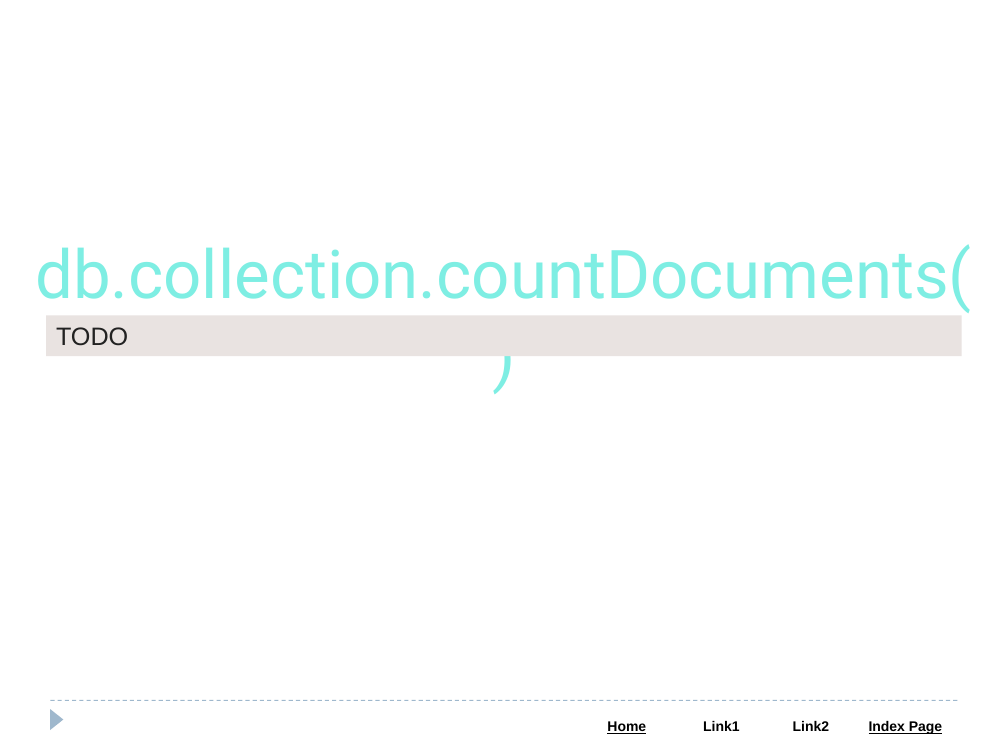
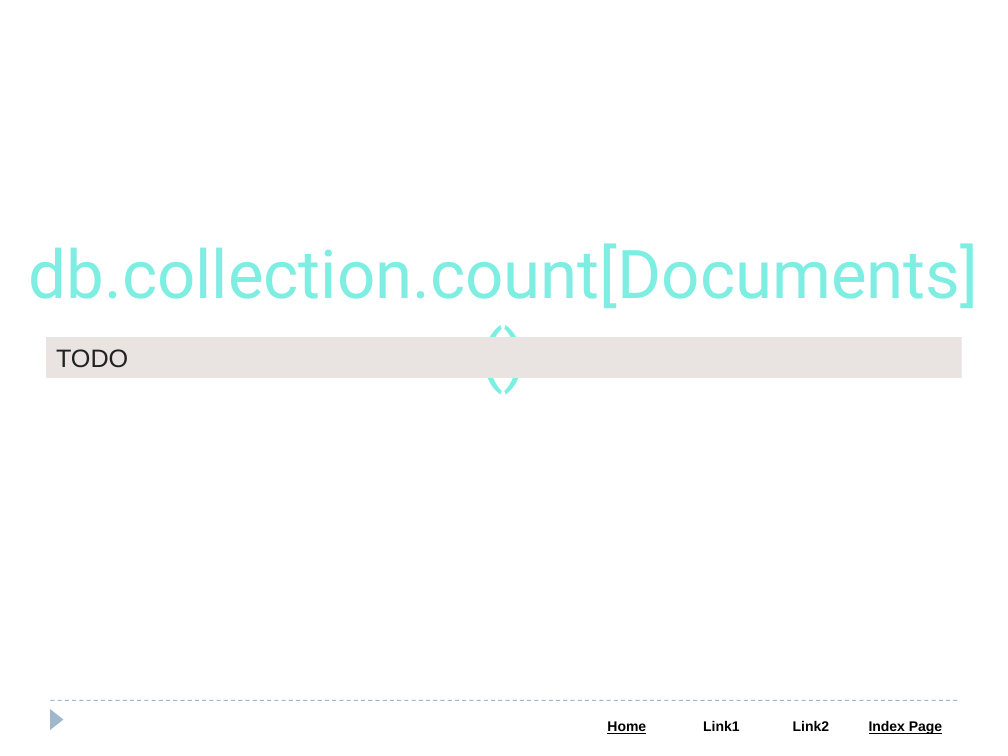
Before and after one commit to Saleel-Bagde/PPT-s, a slide deck: slide 51 of MongoDB PPT.pptx (slide 49 before the commit). Drawn at 1008x756 pixels with LibreOffice and Linux fonts; fonts in the diff are those of the drawing. Boxes give left, top, right and bottom in pixels: in the first picture for what was removed or moved away, otherwise in the second. Text is boxed around its words. In the diff, an @@ line names an element or a change of style, - is before the commit and + after.

```diff
--- a/MongoDB PPT.pptx
+++ b/MongoDB PPT.pptx
@@ text at <box>29,243,978,308</box>: text changed @@
-db.collection.countDocuments()
+db.collection.count[Documents]()
@@ rectangle "TODO": place and size @@
-rectangle "TODO" at <box>46,316,962,356</box>
+rectangle "TODO" at <box>46,338,962,378</box>
```
Also in this commit, not shown: 2 other slides changed.
